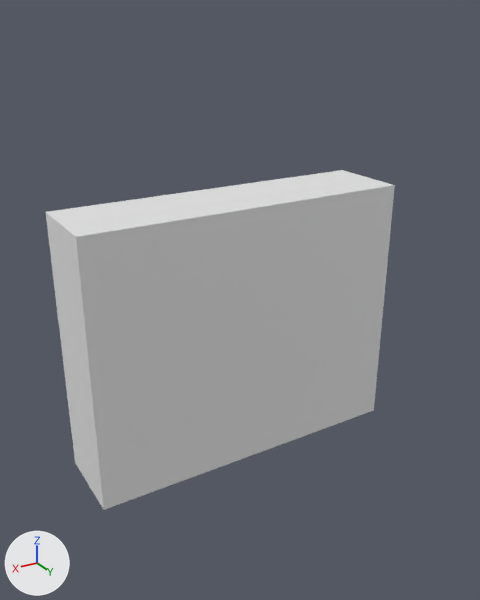
The Blender file Student From Hell new/Assets/3D Models/Back wall.blend as it was, and as the next commit left it.
Camera for both pictures: a 50 mm lens placed at (7.53, 7.91, 11.45), pointed at (0.3, -4.13, 5.43). The axes (+X, +Y, +Z) are drawn at lower left. The lights are the same throughout.
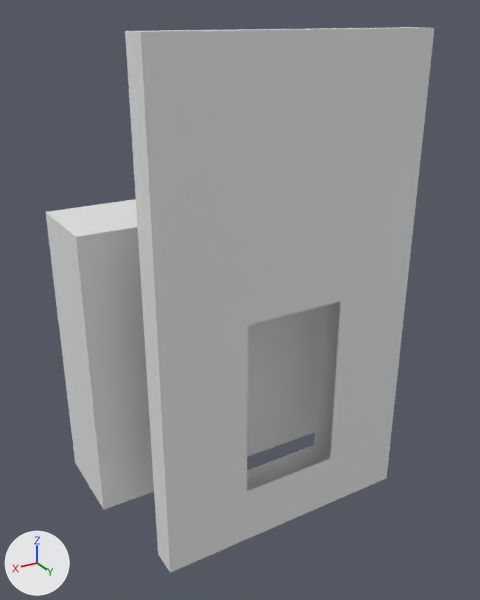
What differs and where, as boxes (x1, y1, x2, y2) in the pictures (480 x 600 px):
'Cube', shown: after (125, 27, 434, 573)
'Cube.001', unchanged, covered by the edit: before (46, 170, 395, 510); after (46, 199, 322, 510)

What changed in the scene script:
```text
Change ob_cube:
    remove ob_cube.hide_viewport = True
```
